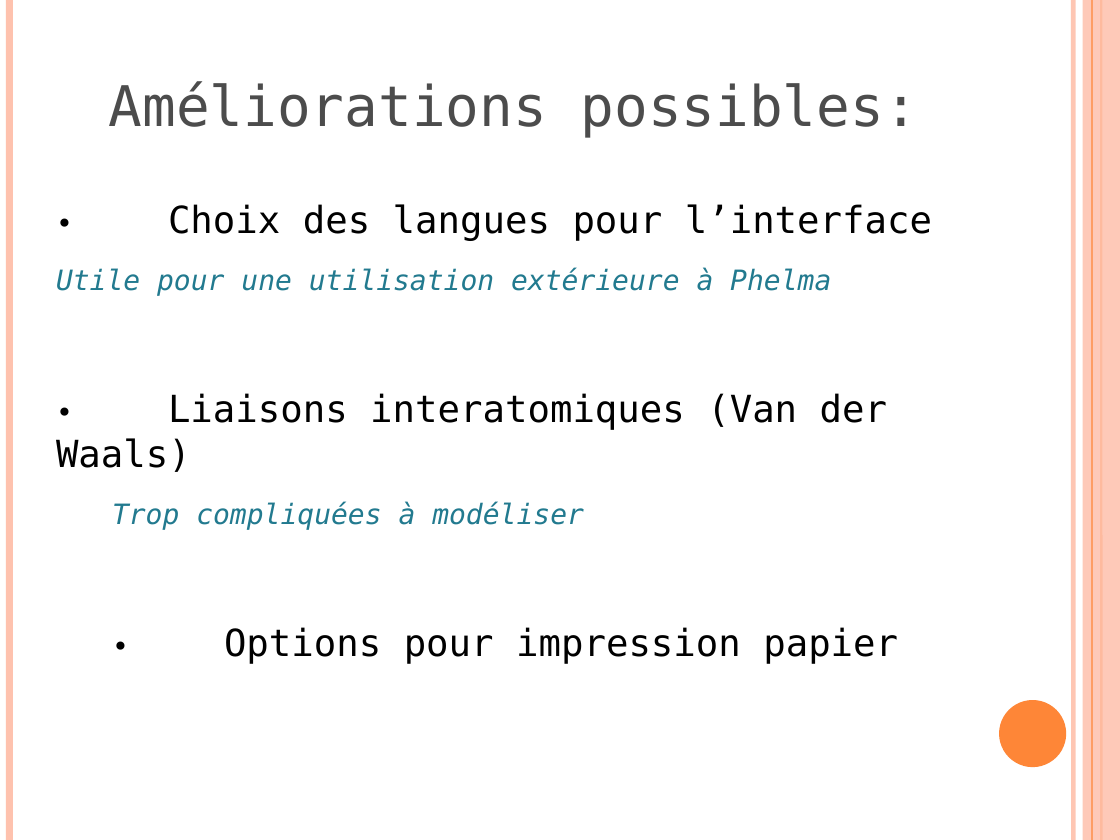
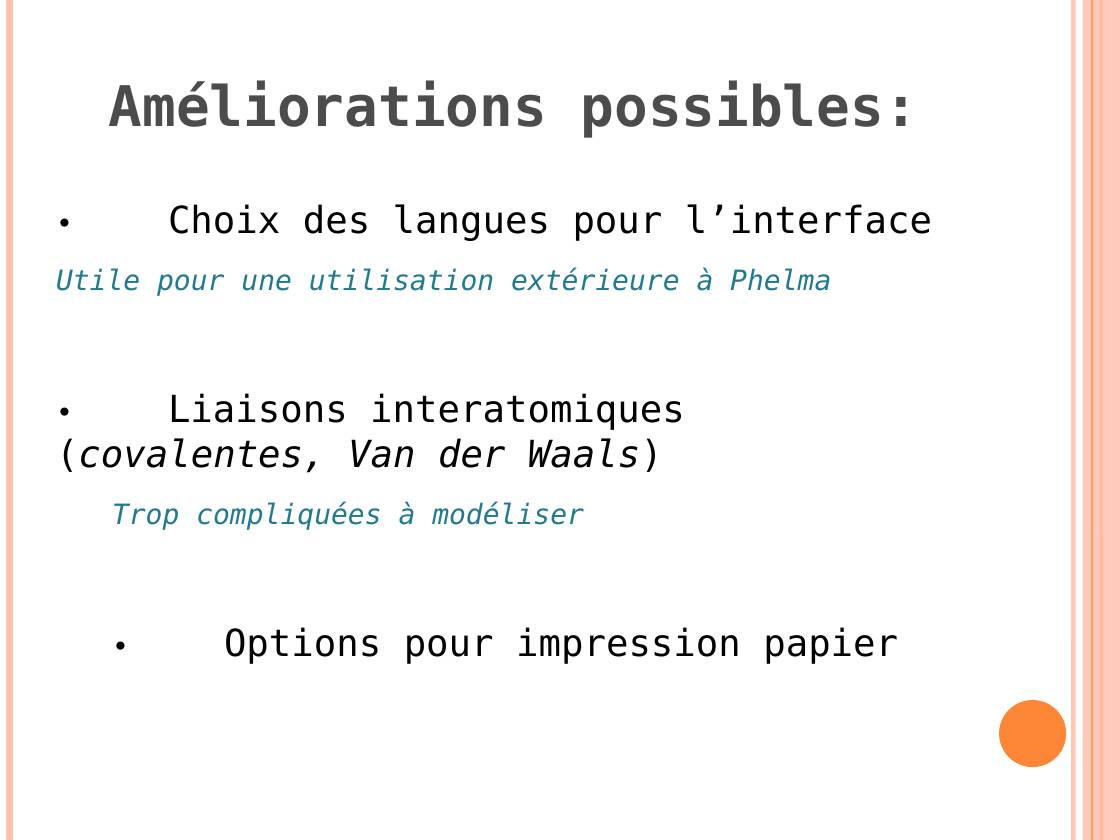
Before and after one commit to klnkg/cristallo3d, a slide deck: slide 9 of presentation finalegwen - ajout guillaume.odp (slide 11 before the commit). Drawn at 1120x840 pixels with LibreOffice and Linux fonts; fonts in the diff are those of the drawing. Boxes give left, top, right and bottom in pixels: in the first picture for what was removed or moved away, otherwise in the second. Text is boxed around its words. In the diff, an @@ line names an element or a change of style, - is before the commit and + after.

```diff
--- a/presentation finalegwen - ajout guillaume.odp
+++ b/presentation finalegwen - ajout guillaume.odp
@@ title "Améliorations possibles:" at bbox=[109, 80, 918, 137]: bold on @@
@@ text at bbox=[56, 393, 685, 473]: text changed @@
-• Liaisons interatomiques (Van der Waals)
+• Liaisons interatomiques (covalentes, Van der Waals)
```
Also in this commit, not shown: 6 other slides changed, 2 slides removed.
